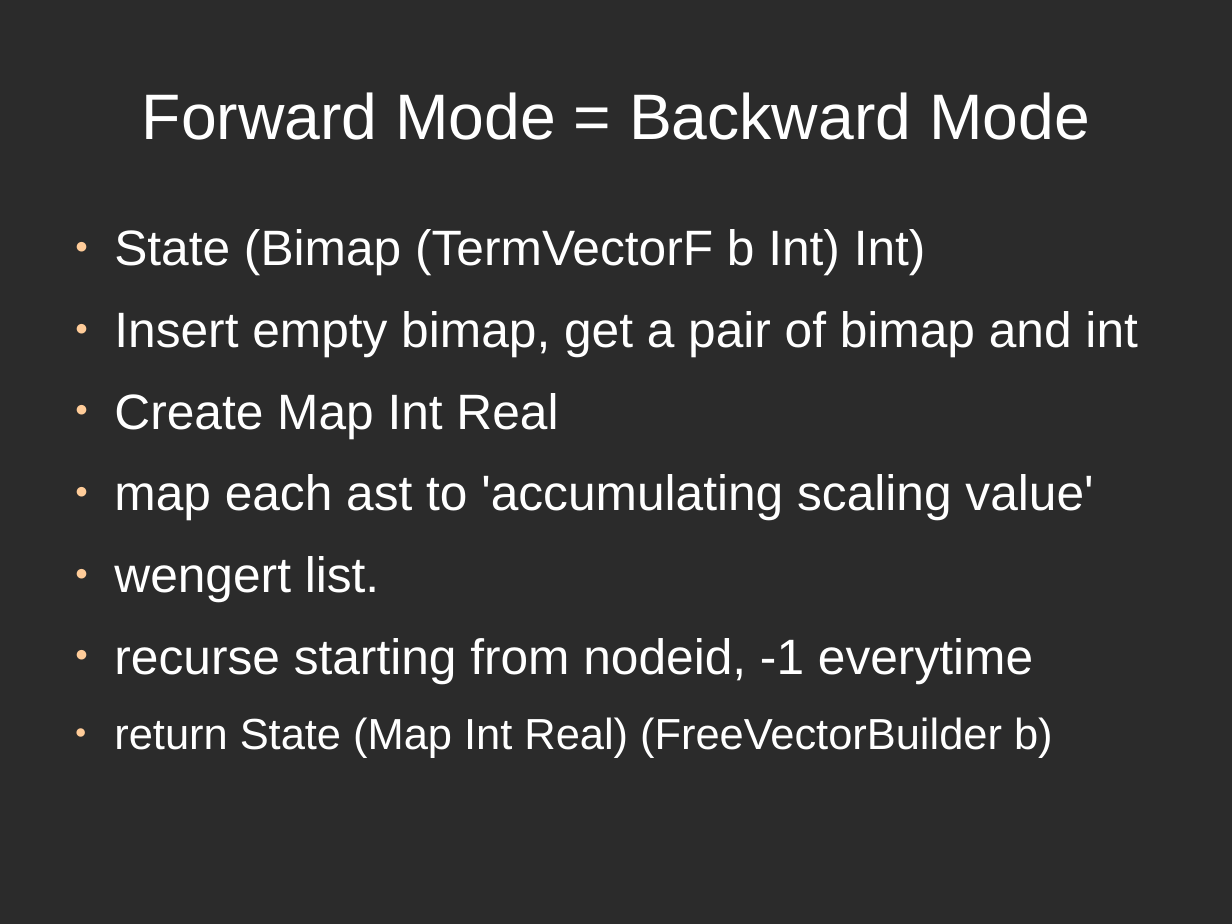
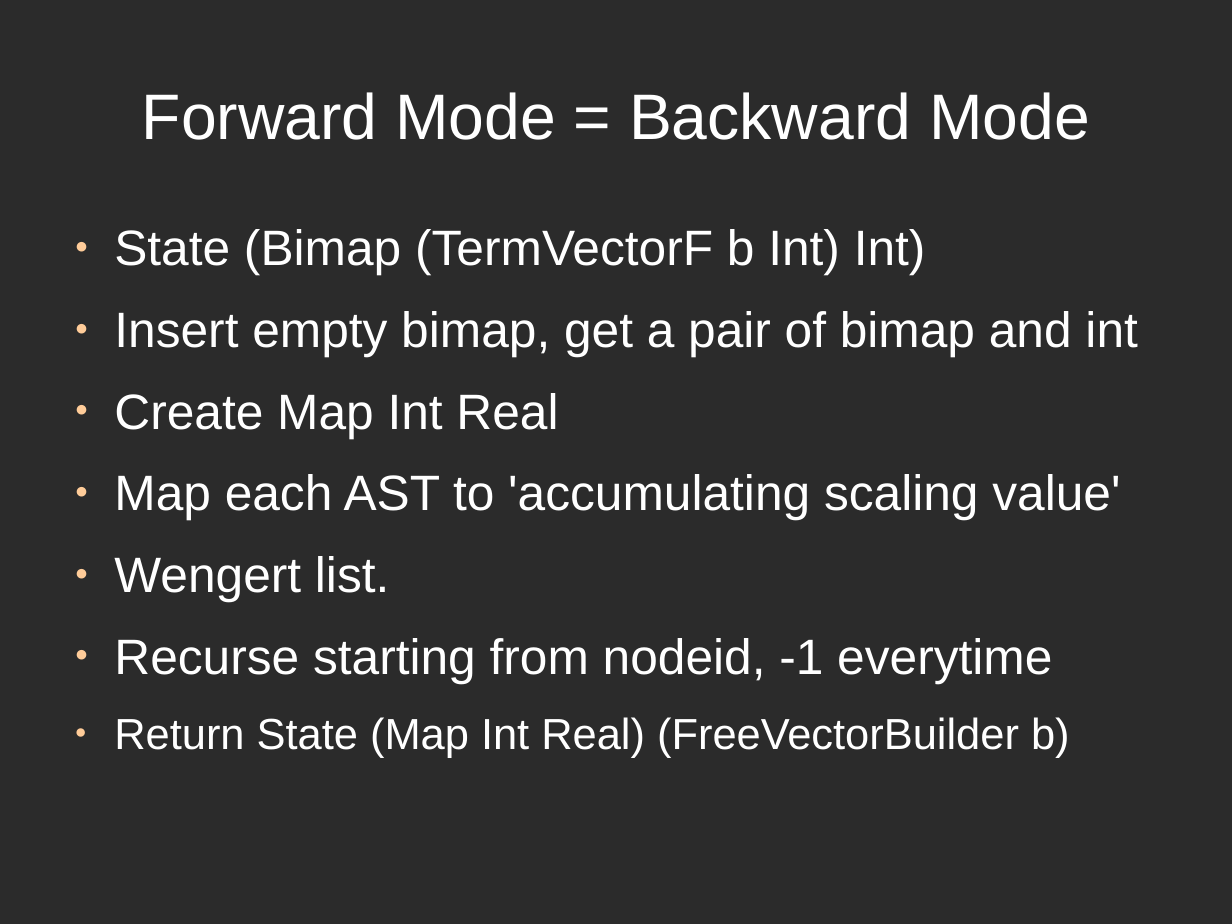
Before and after one commit to ThoughtWorksInc/DeepDarkFantasy, a slide deck: slide 30 of Talk.odp (slide 27 before the commit). Drawn at 1232x924 pixels with LibreOffice and Linux fonts; fonts in the diff are those of the drawing; background and template pictures are left out; a plain dark background stands for a picture behind light text. Boxes give left, top, right and bottom in pixels: in the first picture for what was removed or moved away, otherwise in the second. Text is boxed around its words. In the diff, an @@ line names an element or a change of style, - is before the commit and + after.

```diff
--- a/Talk.odp
+++ b/Talk.odp
@@ text at (x1=114, y1=474, x2=1120, y2=758): text changed @@
-● map each ast to 'accumulating scaling value'
-● wengert list.
-● recurse starting from nodeid, -1 everytime
-● return State (Map Int Real) (FreeVectorBuilder b)
+● Map each AST to 'accumulating scaling value'
+● Wengert list.
+● Recurse starting from nodeid, -1 everytime
+● Return State (Map Int Real) (FreeVectorBuilder b)
```
Also in this commit, not shown: 16 other slides changed, 6 slides added, 1 slide removed.
